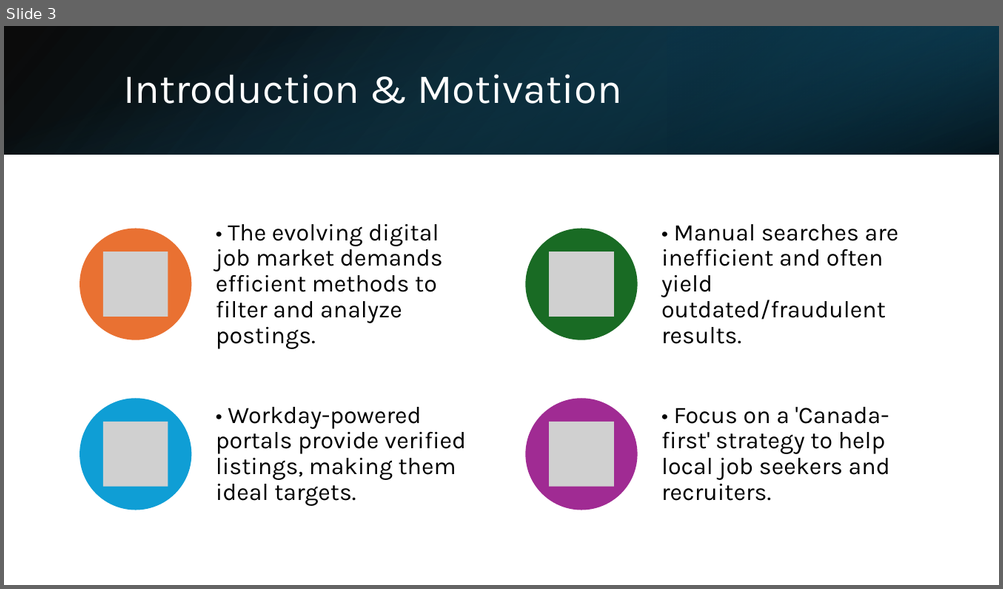
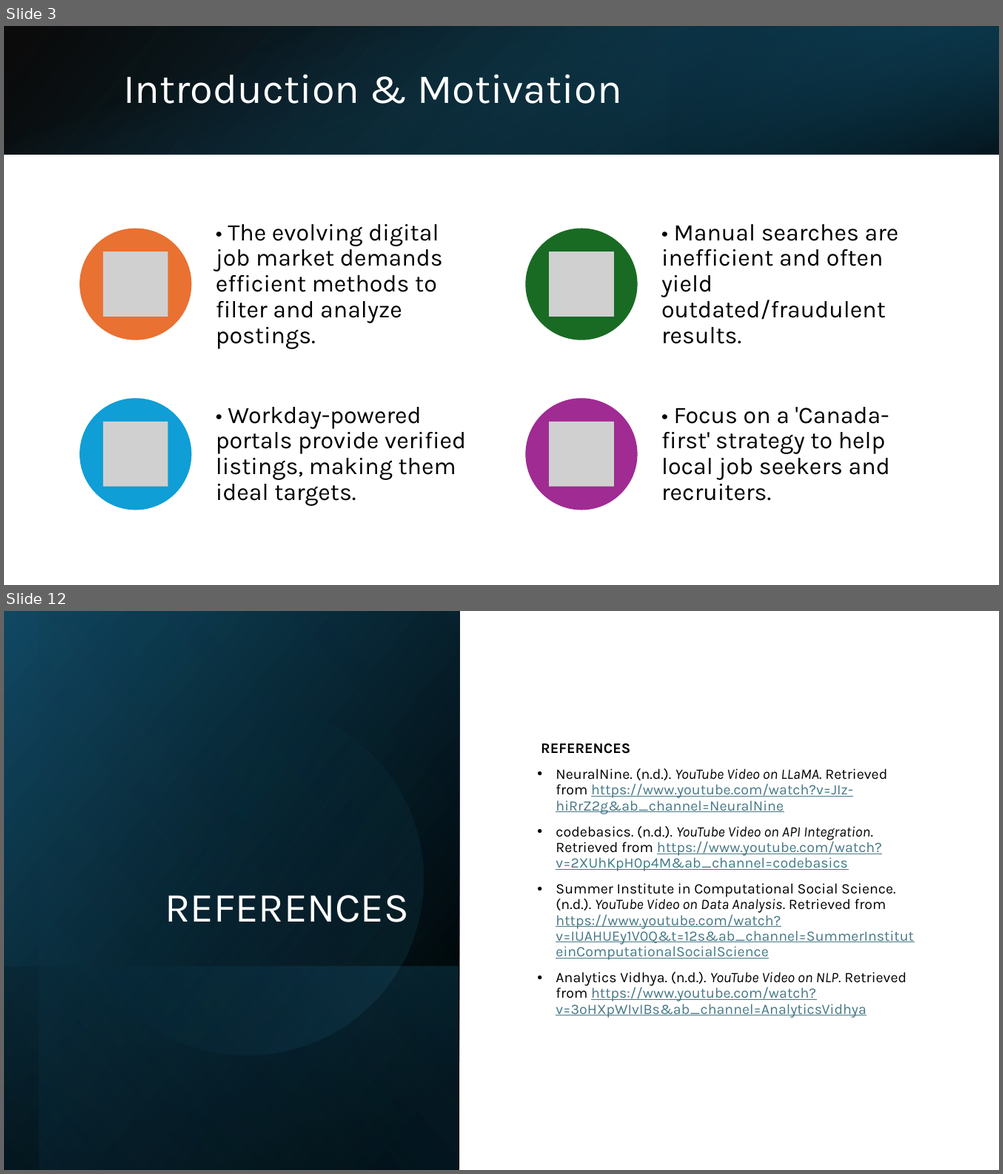
Before and after one commit to ShouravRakshit/JobHunter, a slide deck: JobHunter/JobHunter_Presentation.pptx. Shown one above the other, each under a label of ours: slide 3 before the commit, slides 3 and 12 after it; the slides between them are not shown. The pictures are 1003x589 and 1003x1174 pixels, drawn with LibreOffice and Linux fonts; fonts in the diff are those of the drawing; grey boxes stand for pictures. Boxes give left, top, right and bottom in pixels: in the first picture for what was removed or moved away, otherwise in the second. Text is boxed around its words. In the diff, an @@ line names an element or a change of style, - is before the commit and + after.

```diff
--- a/JobHunter/JobHunter_Presentation.pptx
+++ b/JobHunter/JobHunter_Presentation.pptx
@@ slide 12 added at box(4, 611, 999, 1170), background #FFFFFF @@
@@ rectangle added at box(4, 611, 459, 1170), fill gradient #000000 to #104862 @@
@@ rectangle added at box(40, 611, 460, 1170), fill gradient #000000 to #156082 @@
@@ ellipse added at box(40, 671, 455, 1087), fill gradient #156082 to #46B1E1 @@
@@ text added at box(540, 743, 913, 1018), 14 pt, text #467886, underline @@
+REFERENCES
+• NeuralNine. (n.d.). YouTube Video on LLaMA. Retrieved from https://www.youtube.com/watch?v=JIz-hiRrZ2g&ab_channel=NeuralNine
+• codebasics. (n.d.). YouTube Video on API Integration. Retrieved from https://www.youtube.com/watch?v=2XUhKpH0p4M&ab_channel=codebasics
+• Summer Institute in Computational Social Science. (n.d.). YouTube Video on Data Analysis. Retrieved from https://www.youtube.com/watch?v=IUAHUEy1V0Q&t=12s&ab_channel=SummerInstituteinComputationalSocialScience
+• Analytics Vidhya. (n.d.). YouTube Video on NLP. Retrieved from https://www.youtube.com/watch?v=3oHXpWIvIBs&ab_channel=AnalyticsVidhya
@@ title added at box(165, 895, 409, 923), 40 pt, text #FFFFFF @@
+REFERENCES
@@ rectangle added at box(4, 966, 458, 1170), fill gradient #156082 to #000000 @@
```
Also in this commit, not shown: 9 slides changed, 1 other slide added, 1 slide removed.
